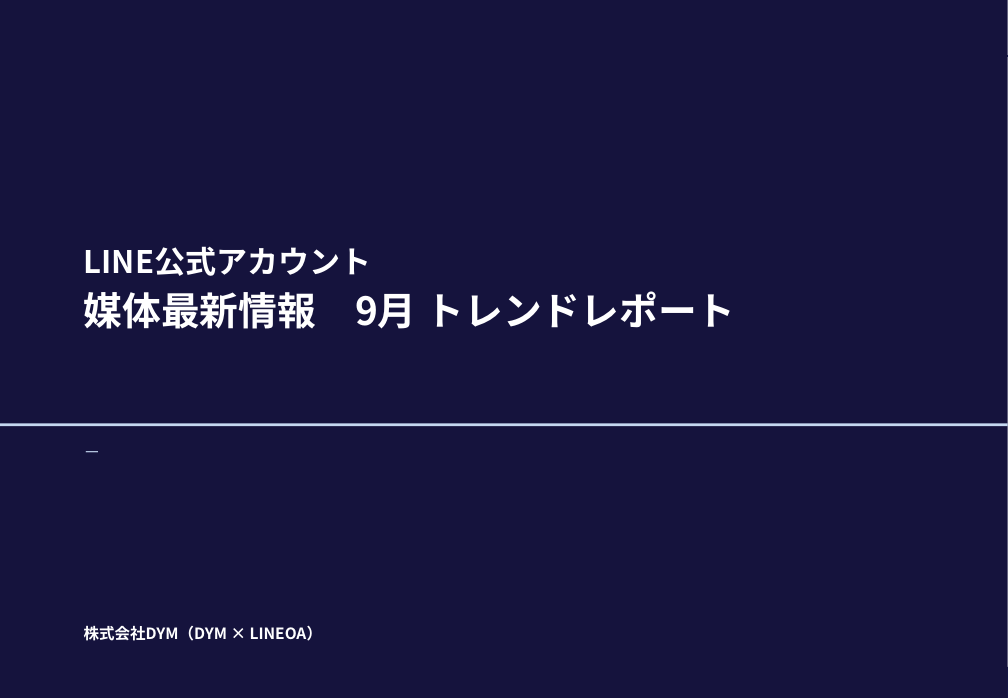
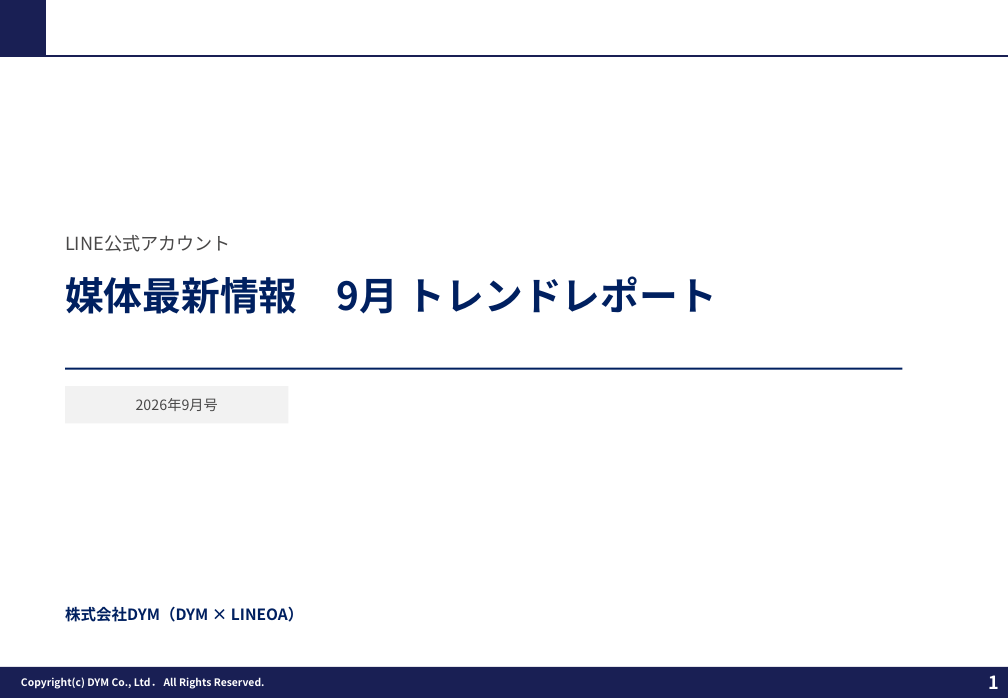
Before and after one commit to tonomura-r-dev/folder, a slide deck: slide 1 of LINEOA媒体最新情報_2026年9月トレンドレポート.pptx. Drawn at 1008x698 pixels with LibreOffice and Linux fonts; fonts in the diff are those of the drawing; background and template pictures are left out. Boxes give left, top, right and bottom in pixels: in the first picture for what was removed or moved away, otherwise in the second. Text is boxed around its words. In the diff, an @@ line names an element or a change of style, - is before the commit and + after.

```diff
--- a/LINEOA媒体最新情報_2026年9月トレンドレポート.pptx
+++ b/LINEOA媒体最新情報_2026年9月トレンドレポート.pptx
@@ rectangle removed at bbox=[0, 0, 1008, 698] @@
@@ text added at bbox=[65, 235, 231, 252], 14 pt, text #494848 @@
+LINE公式アカウント
@@ text "媒体最新情報 9月 トレンドレポート": place and size @@
-text "媒体最新情報 9月 トレンドレポート" at bbox=[84, 246, 735, 329]
+text "媒体最新情報 9月 トレンドレポート" at bbox=[65, 276, 717, 314]
@@ text "媒体最新情報 9月 トレンドレポート" at bbox=[65, 276, 717, 314]: text colour #FFFFFF to #002060 @@
@@ text at bbox=[84, 246, 372, 276]: paragraph removed @@
-LINE公式アカウント
@@ rectangle: place and size @@
-rectangle at bbox=[0, 423, 1008, 426]
+rectangle at bbox=[65, 368, 903, 370]
@@ rectangle at bbox=[65, 368, 903, 370]: fill #C5D8F1 to #002060 @@
@@ rectangle added at bbox=[65, 386, 289, 423], fill #F2F2F2 @@
@@ text added at bbox=[136, 398, 218, 411], 11 pt, text #494848 @@
+2026年9月号
@@ text removed at bbox=[84, 442, 921, 479] @@
-－
@@ text "株式会社DYM（DYM × LINEOA）" at bbox=[65, 606, 304, 622]: text colour #FFFFFF to #002060 @@
@@ text "株式会社DYM（DYM × LINEOA）": place and size @@
-text "株式会社DYM（DYM × LINEOA）" at bbox=[84, 625, 323, 641]
+text "株式会社DYM（DYM × LINEOA）" at bbox=[65, 606, 304, 622]
@@ text added at bbox=[21, 677, 265, 689], 8 pt, text #FFFFFF, bold @@
+Copyright(c) DYM Co., Ltd． All Rights Reserved.
```
Also in this commit, not shown: 7 other slides changed, 1 slide added, 3 slides removed, 2 other files.
